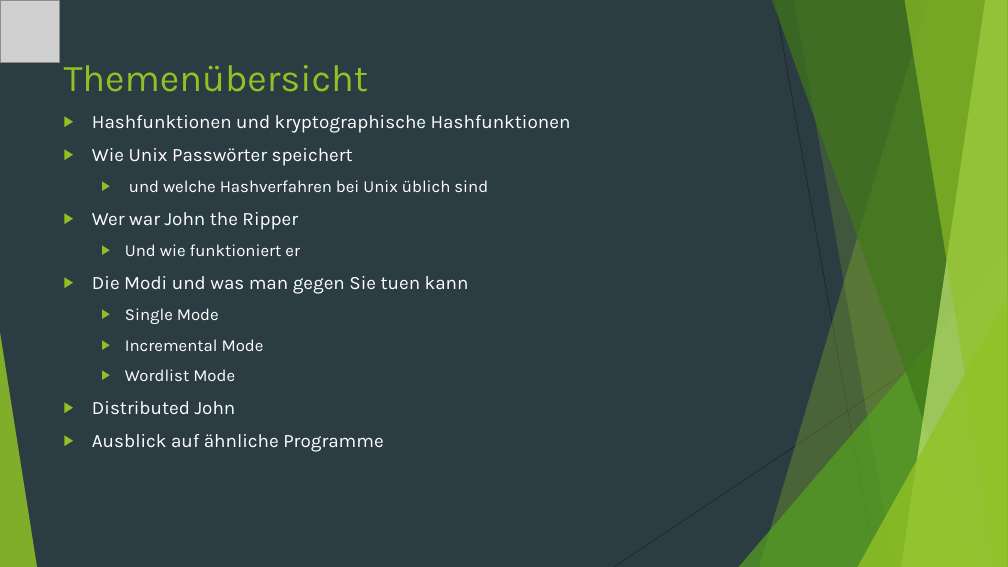
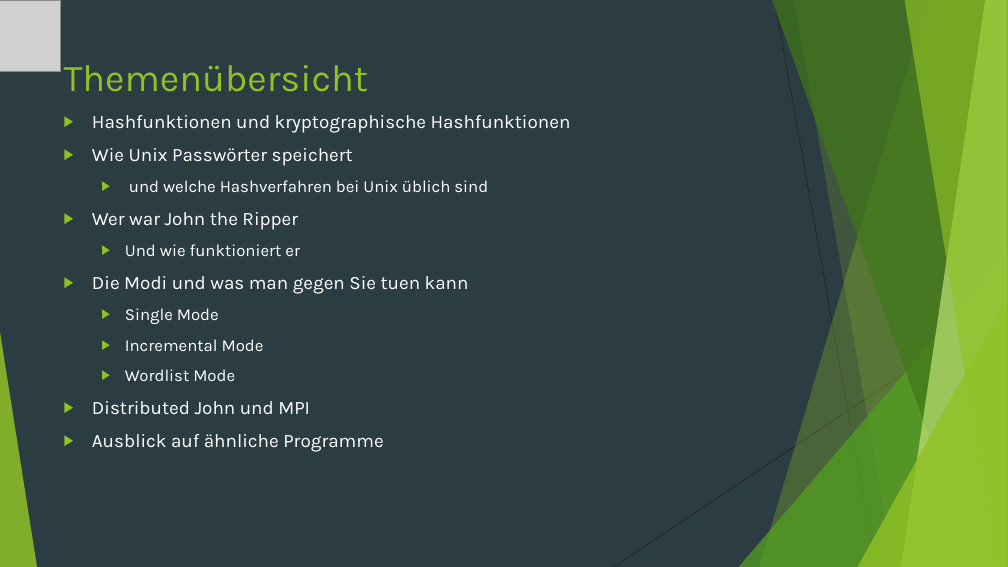
Before and after one commit to StefanSchuck/JohnTheRipperVortrag, a slide deck: slide 2 of Vortrag.pptx. Drawn at 1008x567 pixels with LibreOffice and Linux fonts; fonts in the diff are those of the drawing; grey boxes stand for pictures. Boxes give left, top, right and bottom in pixels: in the first picture for what was removed or moved away, otherwise in the second. Text is boxed around its words. In the diff, an @@ line names an element or a change of style, - is before the commit and + after.

```diff
--- a/Vortrag.pptx
+++ b/Vortrag.pptx
@@ picture: place and size @@
-picture at bbox=[0, 0, 59, 63]
+picture at bbox=[0, 0, 60, 71]
@@ text at bbox=[92, 401, 310, 414]: text changed @@
-▶ Distributed John
+▶ Distributed John und MPI
```
Also in this commit, not shown: 14 other slides changed, 1 slide added, 2 slides removed, 3 other files.
